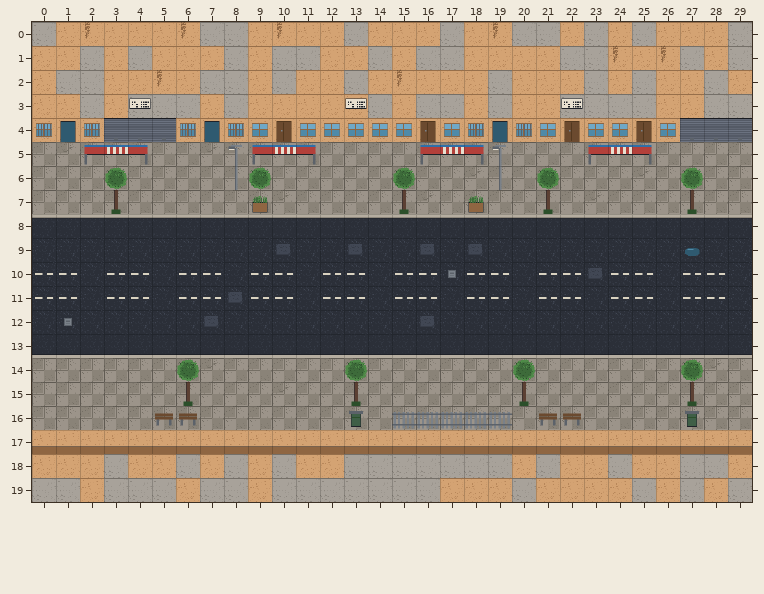
Two versions of a level (Tiled map (JSON), packages/game/src/assets/tilemaps/whitefield_street.tmj). Above: the version before the commit.
Cells are 32x32 px. Shown: x 0..29, y 0..19.
Now the later version:
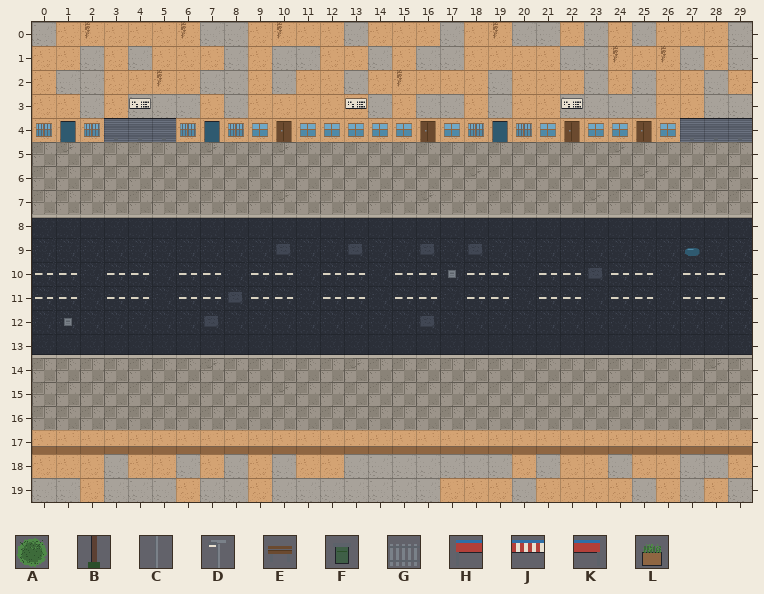
Key: from "street": A 22, B 23, C 24, D 25, E 26, F 27, G 28, H 30, J 31, K 32, L 33.
_ is an empty cell.
Change:
Layer "Objects":
y 5: x 8 D -> _; x 19 D -> _
y 6: x 8 C -> _; x 19 C -> _
y 7: x 3 B -> _; x 9 L -> _; x 15 B -> _; x 18 L -> _; x 21 B -> _; x 27 B -> _
y 15: x 6 B -> _; x 13 B -> _; x 20 B -> _; x 27 B -> _
y 16: x 5..6 EE -> __; x 13 F -> _; x 15..19 GGGGG -> _____; x 21..22 EE -> __; x 27 F -> _
Layer "Above Player":
y 5: x 2..4 HJK -> ___; x 9..11 HJK -> ___; x 16..18 HJK -> ___; x 23..25 HJK -> ___
y 6: x 3 A -> _; x 9 A -> _; x 15 A -> _; x 21 A -> _; x 27 A -> _
y 14: x 6 A -> _; x 13 A -> _; x 20 A -> _; x 27 A -> _
